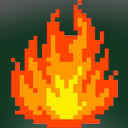
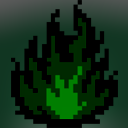
Layered file, before and after one edit (128x128). Changes by layer:
pixels changed over (11, 0, 118, 128) (layer not identified)
